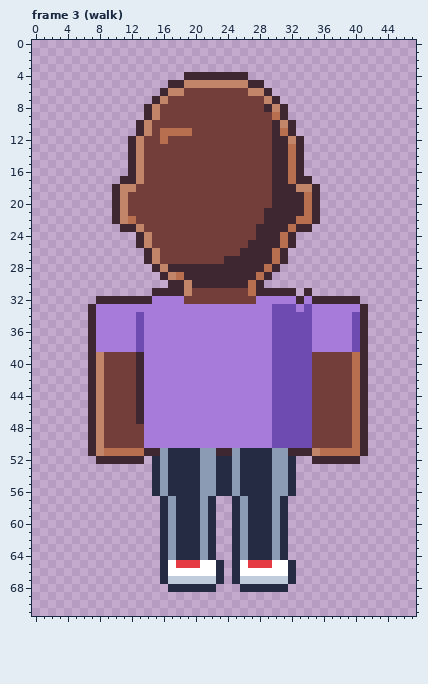
Two versions of one pixel-art file, art/road/walker-mr-b.aseprite. The picture above is the old version.
48x72 pixels, 28 frames. Shown: frame 3 (walk). The commit also changed other frames, which this record leaves out.
After:
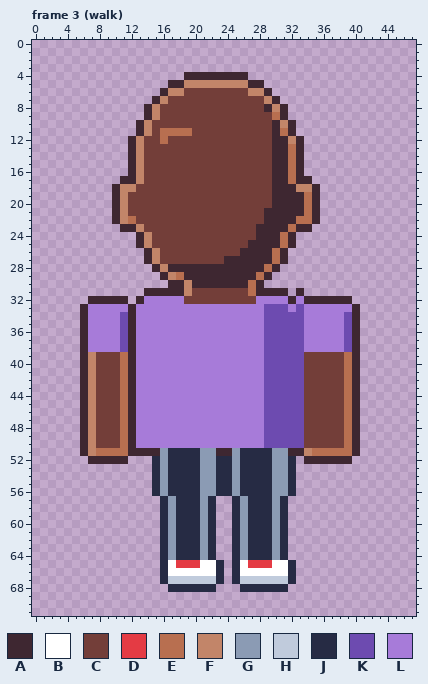
Palette (. is transparent): A #3e2731  B #ffffff  C #733e39  D #e43b44  E #b86f50  F #c28569  G #8b9bb4  H #c0cbdc  J #262b44  K #6d4bb0  L #a77bd9
Edits made:
Changed rows in their new state; - is an unchanged pixel.
Frame 3 (walk):
first column x 6:
31 --------A-----------------.A.-------
32 -A----.-L-----------------ALA-----.-
33 AL----A----------------K--LKL-----A.
34 AL---KAL---------------K----L----KA.
35 AL---KAL---------------K----L----KA.
36 AL---KAL---------------K----L----KA.
37 AL---KAL---------------K----L----KA.
38 AL---KAL---------------K----L----KA.
39 AFC--EAL---------------K----C----EA.
40 AFC--EAL---------------K----C----EA.
41 AFC--EAL---------------K----C----EA.
42 AFC--EAL---------------K----C----EA.
43 AFC--EAL---------------K----C----EA.
44 AFC--EAL---------------K----C----EA.
45 AFC--EAL---------------K----C----EA.
46 AFC--EAL---------------K----C----EA.
47 AFC--EAL---------------K----C----EA.
48 AFC--EAL---------------K----C----EA.
49 AFC--EAL---------------K----C----EA.
50 AFC--EAL---------------K----C----EA.
51 AFE---AA--------------------FE----A.
52 -A----..--------------------A-----.-
Boxes around the changes in both pictures, in picture pixels (x1, y1, x2, y2):
changed: (80, 288, 152, 464)
changed: (264, 288, 320, 464)
changed: (344, 296, 368, 464)
